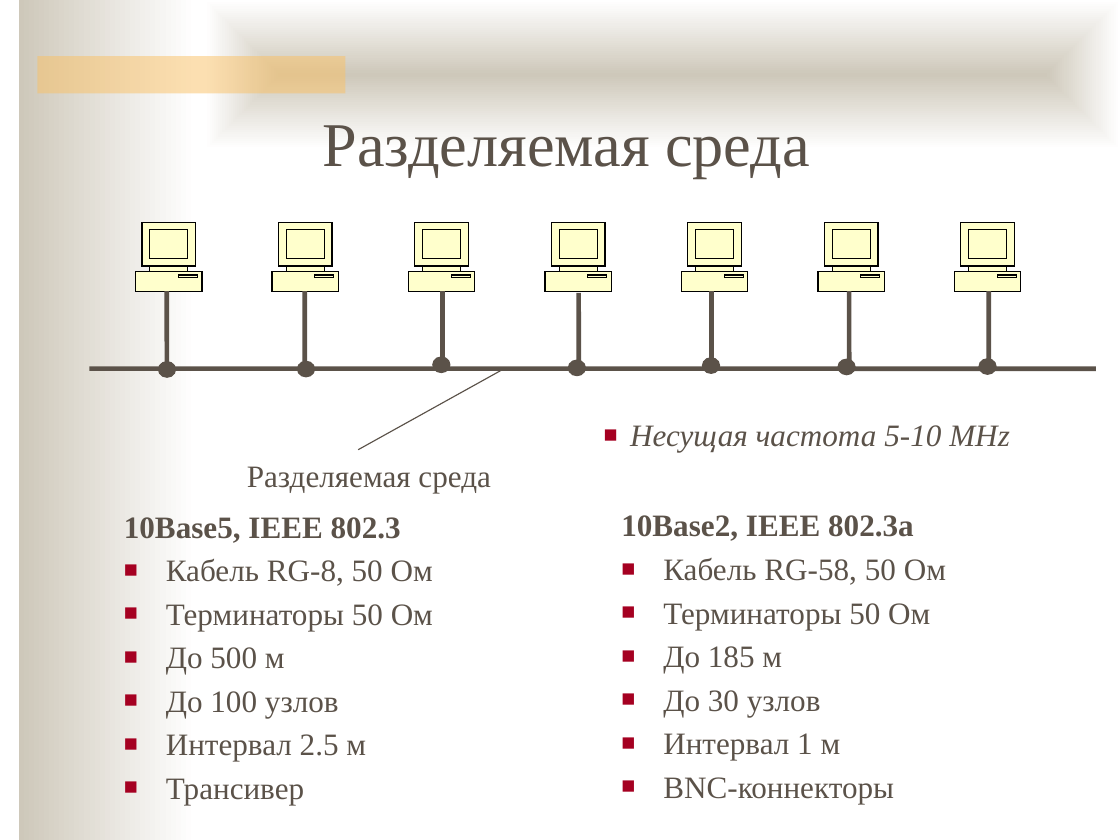
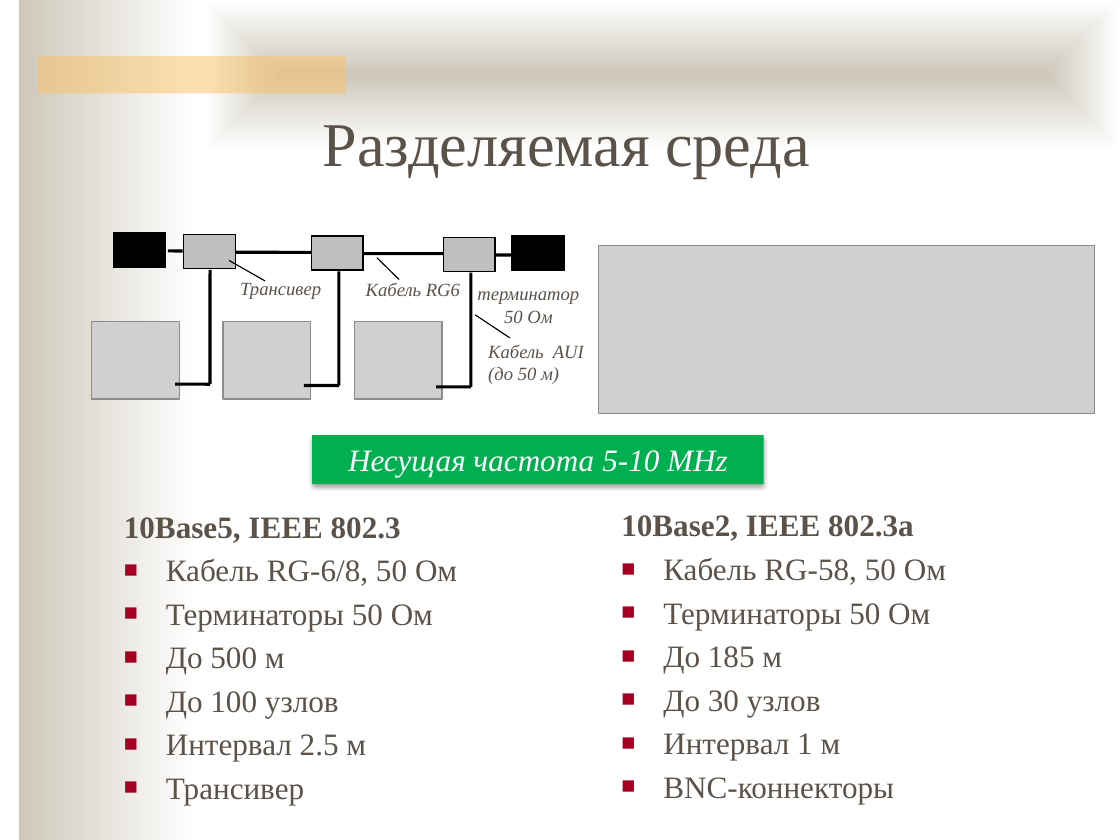
Before and after one commit to ukoloff/nets, a slide deck: slide 10 of 05.pptx. Drawn at 1120x840 pixels with LibreOffice and Linux fonts; fonts in the diff are those of the drawing; grey boxes stand for pictures; background and template pictures are left out. Boxes give left, top, right and bottom in pixels: in the first picture for what was removed or moved away, otherwise in the second. Text is boxed around its words. In the diff, an @@ line names an element or a change of style, - is before the commit and + after.

```diff
--- a/05.pptx
+++ b/05.pptx
@@ freeform shape removed at bbox=[136, 223, 202, 292] @@
@@ freeform shape removed at bbox=[272, 223, 338, 292] @@
@@ freeform shape removed at bbox=[409, 223, 475, 292] @@
@@ freeform shape removed at bbox=[545, 223, 612, 292] @@
@@ freeform shape removed at bbox=[682, 223, 748, 292] @@
@@ freeform shape removed at bbox=[818, 223, 884, 292] @@
@@ freeform shape removed at bbox=[954, 223, 1020, 292] @@
@@ picture added at bbox=[598, 245, 1094, 413] @@
@@ line moved from (167, 291) - (167, 372) to (211, 384) - (211, 270) @@
@@ line (211, 384) - (211, 270): stroke #5B5249 3 pt to #000000 2 pt @@
@@ line moved from (305, 291) - (305, 368) to (339, 385) - (339, 271) @@
@@ line (339, 385) - (339, 271): stroke #5B5249 3 pt to #000000 2 pt @@
@@ line moved from (442, 291) - (442, 371) to (470, 386) - (470, 272) @@
@@ line (470, 386) - (470, 272): stroke #5B5249 3 pt to #000000 2 pt @@
@@ line removed from (579, 292) to (579, 372) @@
@@ line removed from (711, 291) to (711, 368) @@
@@ line removed from (849, 291) to (849, 367) @@
@@ line removed from (989, 291) to (989, 367) @@
@@ group added at bbox=[92, 233, 584, 399]: 10 lines, 5 rectangles, 4 texts, 3 pictures @@
+терминатор 50 Ом
+Кабель RG6
+Трансивер
+Кабель AUI
+(до 50 м)
@@ ellipse removed at bbox=[432, 357, 449, 373] @@
@@ ellipse removed at bbox=[702, 357, 719, 373] @@
@@ ellipse removed at bbox=[979, 358, 996, 374] @@
@@ line removed from (90, 368) to (1095, 368) @@
@@ ellipse removed at bbox=[158, 362, 175, 377] @@
@@ ellipse removed at bbox=[298, 362, 315, 377] @@
@@ line removed from (358, 450) to (501, 371) @@
@@ ellipse removed at bbox=[568, 361, 585, 376] @@
@@ ellipse removed at bbox=[838, 360, 855, 375] @@
@@ rectangle "Несущая частота 5-10 MHz": place and size @@
-rectangle "Несущая частота 5-10 MHz" at bbox=[630, 425, 1010, 452]
+rectangle "Несущая частота 5-10 MHz" at bbox=[312, 436, 764, 485]
@@ rectangle "Несущая частота 5-10 MHz" at bbox=[312, 436, 764, 485]: text colour #5B5249 to #FFFFFF; alignment left to centre; bullet ■ to none; fill none to #00B050; shadow on @@
@@ text removed at bbox=[247, 466, 490, 493] @@
-Разделяемая среда
@@ text at bbox=[166, 559, 457, 586]: text changed @@
-■ Кабель RG-8, 50 Ом
+■ Кабель RG-6/8, 50 Ом
```
Also in this commit, not shown: 1 other slide changed, 3 slides added.
